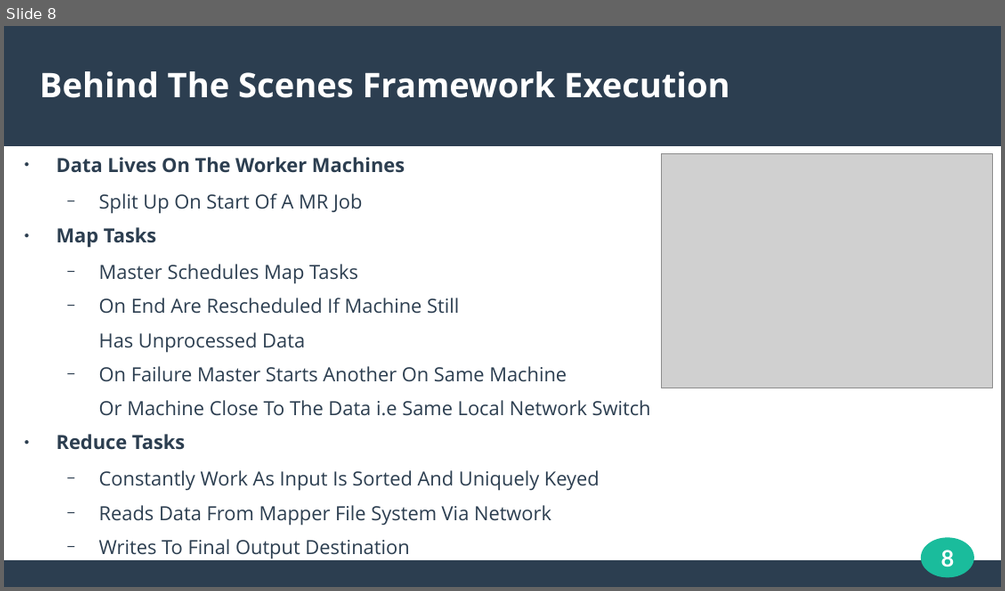
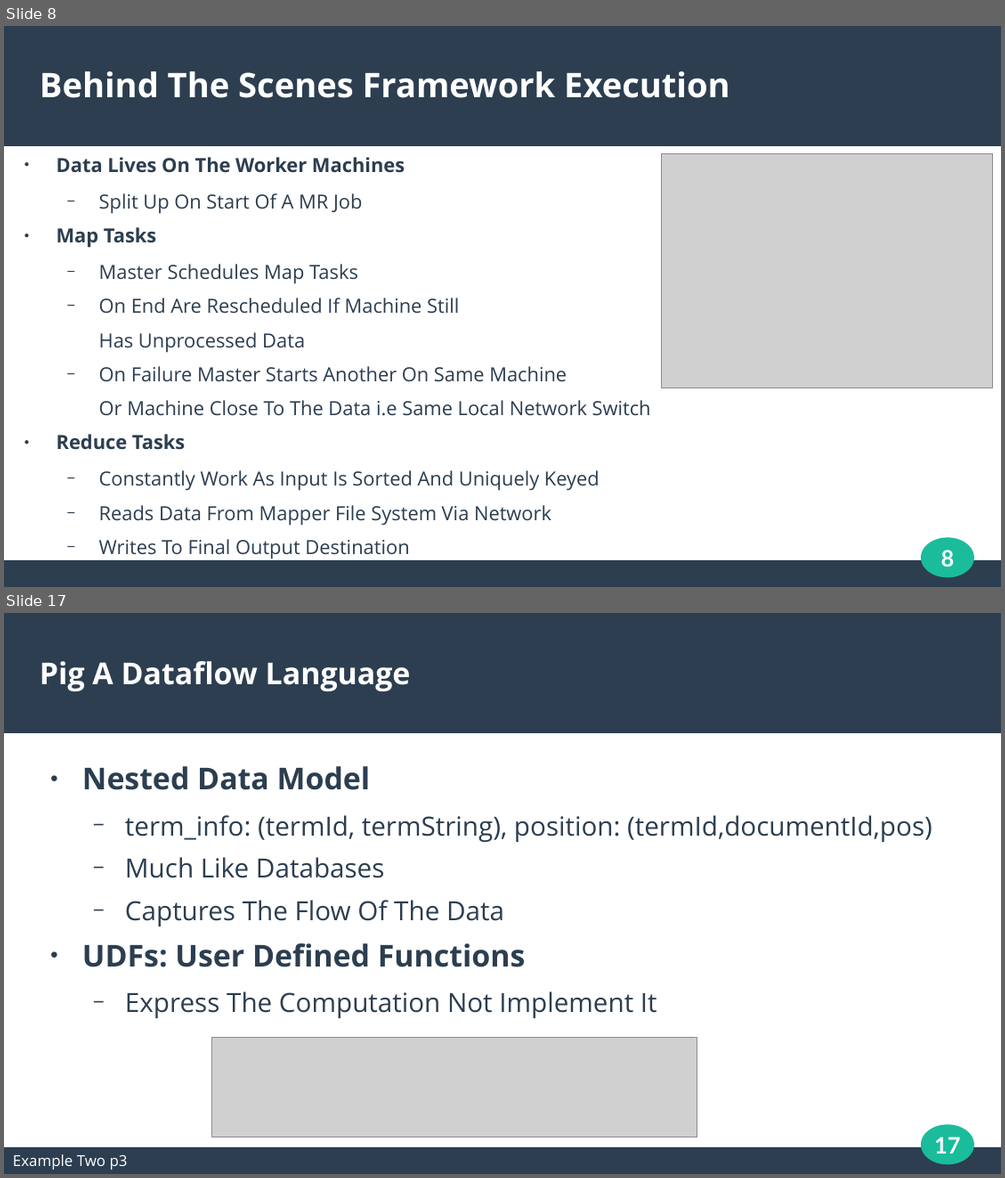
Before and after one commit to N0taN3rd/cs834-f16, a slide deck: presentations/presentation2/presentation2.odp. Shown one above the other, each under a label of ours: slide 8 before the commit, slides 8 and 17 after it; the slides between them are not shown. The pictures are 1005x591 and 1005x1178 pixels, drawn with LibreOffice and Linux fonts; fonts in the diff are those of the drawing; grey boxes stand for pictures. Boxes give left, top, right and bottom in pixels: in the first picture for what was removed or moved away, otherwise in the second. Text is boxed around its words. In the diff, an @@ line names an element or a change of style, - is before the commit and + after.

```diff
--- a/presentations/presentation2/presentation2.odp
+++ b/presentations/presentation2/presentation2.odp
@@ slide 17 added at bbox=[4, 613, 1001, 1174], background #FFFFFF; not listed: 3 template elements that a slide beside it also shows @@
@@ title added at bbox=[40, 661, 411, 691], 24 pt, text #FFFFFF, bold @@
+Pig A Dataflow Language
@@ text added at bbox=[82, 766, 932, 1018], 21 pt, text #2C3E50 @@
+● Nested Data Model
+  − term_info: (termId, termString), position: (termId,documentId,pos)
+  − Much Like Databases
+  − Captures The Flow Of The Data
+● UDFs: User Defined Functions
+  − Express The Computation Not Implement It
@@ picture added at bbox=[212, 1038, 697, 1136] @@
@@ page number added at bbox=[934, 1136, 960, 1153], 18 pt, text #FFFFFF, bold @@
+17
@@ text added at bbox=[13, 1154, 128, 1169], 12 pt, text #FFFFFF @@
+Example Two p3
```
Also in this commit, not shown: 5 slides changed, 9 other slides added, 21 other files.
